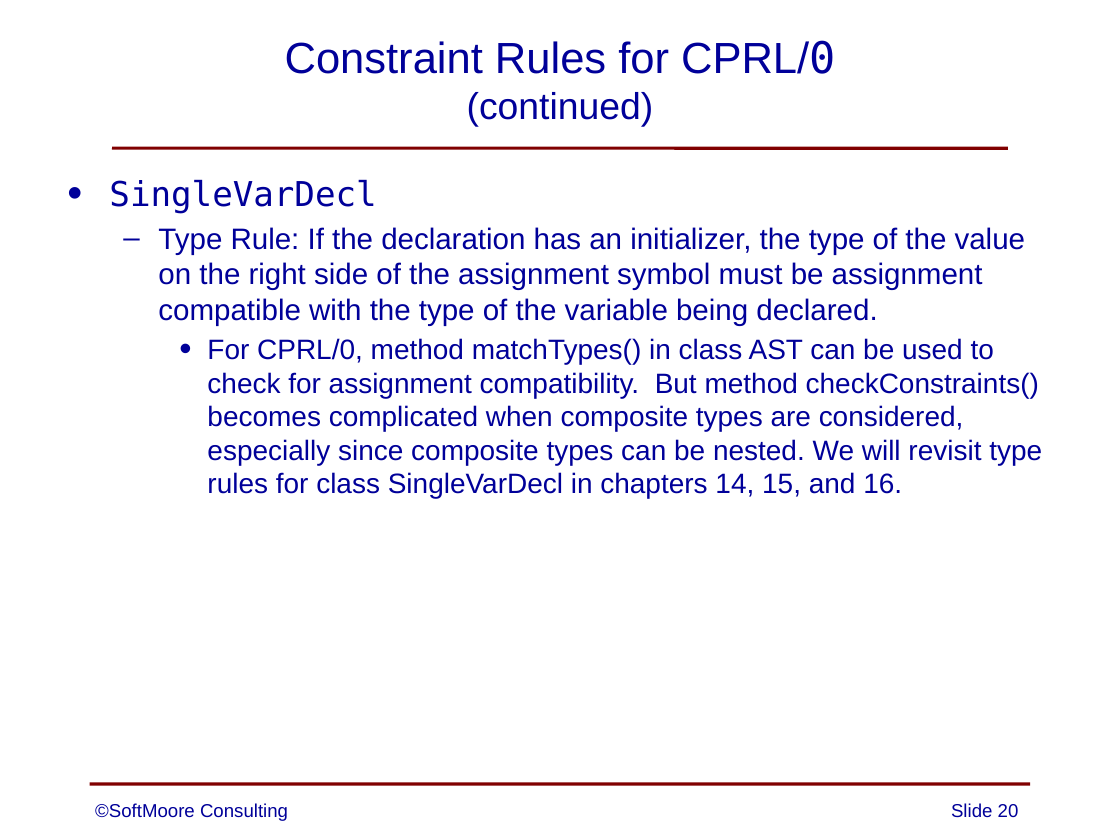
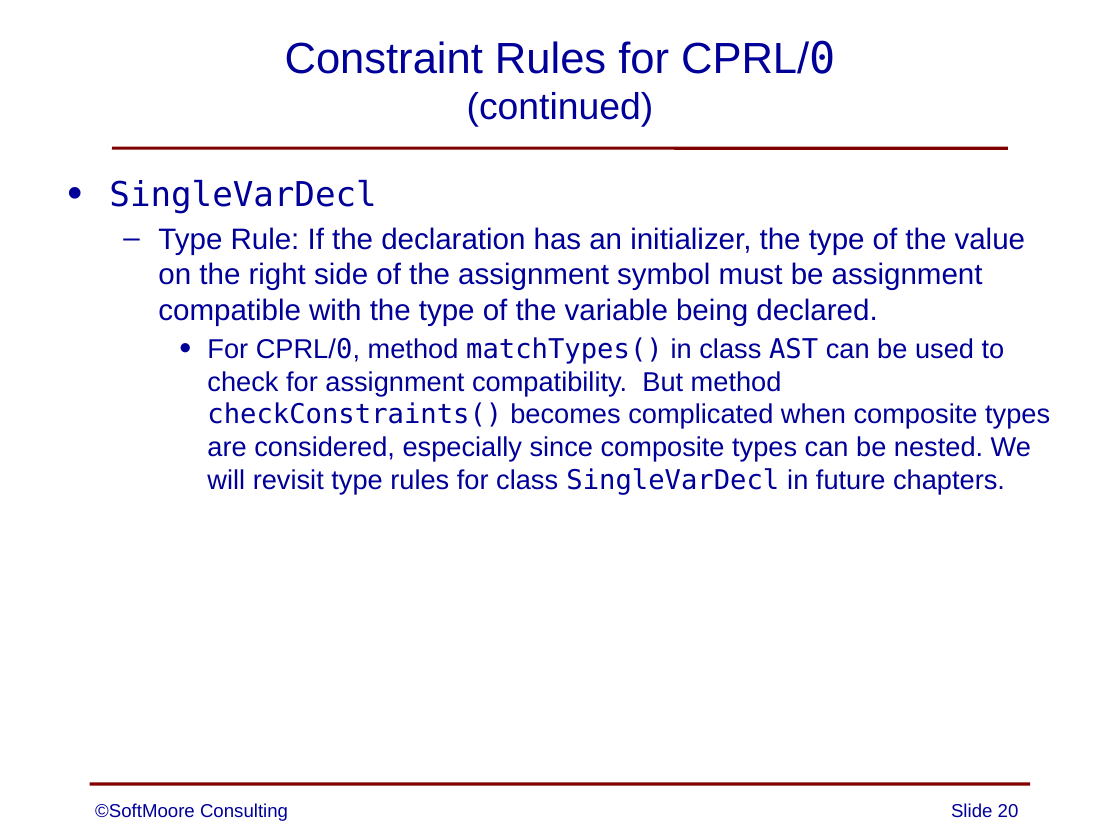
Before and after one commit to SoftMoore/CPRL-Java-4th, a slide deck: slide 20 of PowerPoints/09 - Constraint Analysis.pptx. Drawn at 1120x840 pixels with LibreOffice and Linux fonts; fonts in the diff are those of the drawing. Boxes give left, top, right and bottom in pixels: in the first picture for what was removed or moved away, otherwise in the second. Text is boxed around its words. In the diff, an @@ line names an element or a change of style, - is before the commit and + after.

```diff
--- a/PowerPoints/09 - Constraint Analysis.pptx
+++ b/PowerPoints/09 - Constraint Analysis.pptx
@@ text at (207, 337, 1050, 495): text changed; size 18 to 17.5 pt @@
-    • For CPRL/0, method matchTypes() in class AST can be used to check for assignment compatibility. But method checkConstraints() becomes complicated when composite types are considered, especially since composite types can be nested. We will revisit type rules for class SingleVarDecl in chapters 14, 15, and 16.
+    • For CPRL/0, method matchTypes() in class AST can be used to check for assignment compatibility. But method checkConstraints() becomes complicated when composite types are considered, especially since composite types can be nested. We will revisit type rules for class SingleVarDecl in future chapters.
```
Also in this commit, not shown: 5 other slides changed.
